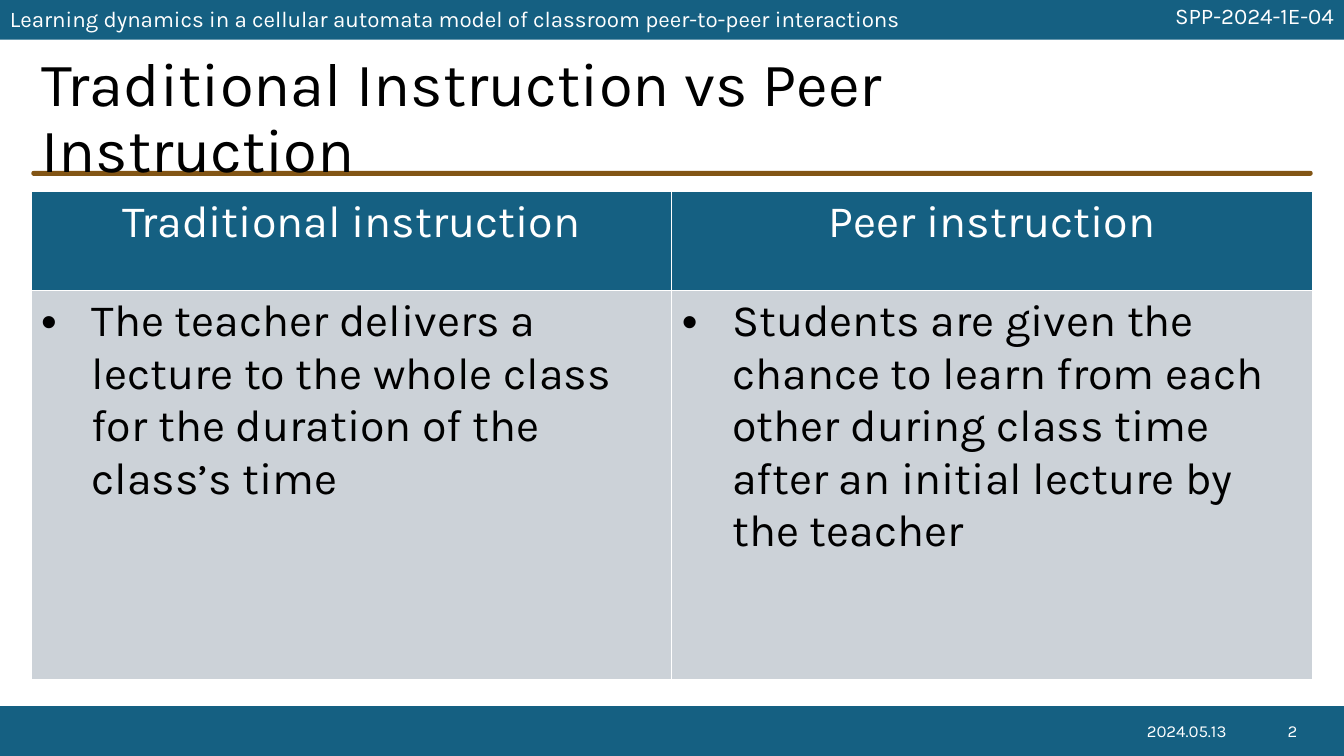
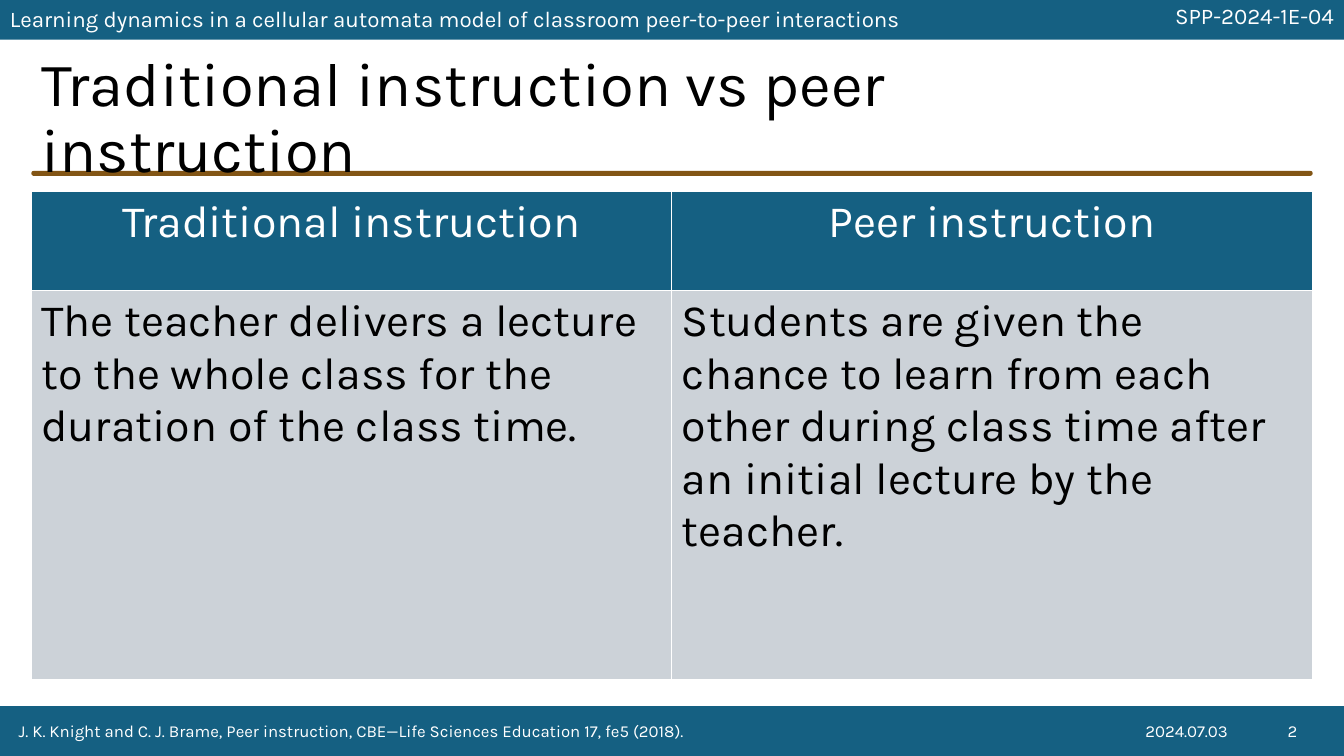
Before and after one commit to ioakimsy/BS-Thesis, a slide deck: slide 2 of documents/SPP-2024-presentation.pptx. Drawn at 1344x756 pixels with LibreOffice and Linux fonts; fonts in the diff are those of the drawing; background and template pictures are left out. Boxes give left, top, right and bottom in pixels: in the first picture for what was removed or moved away, otherwise in the second. Text is boxed around its words. In the diff, an @@ line names an element or a change of style, - is before the commit and + after.

```diff
--- a/documents/SPP-2024-presentation.pptx
+++ b/documents/SPP-2024-presentation.pptx
@@ title at (x1=41, y1=63, x2=885, y2=176): text changed @@
-Traditional Instruction vs Peer Instruction
+Traditional instruction vs peer instruction
@@ table at (x1=31, y1=192, x2=1314, y2=680) @@
-row 2, column 1: The teacher delivers a lecture to the whole class for the duration of the class’s time
+row 2, column 1: The teacher delivers a lecture to the whole class for the duration of the class time.
-row 2, column 2: Students are given the chance to learn from each other during class time after an initial lecture by the teacher
+row 2, column 2: Students are given the chance to learn from each other during class time after an initial lecture by the teacher.
@@ text added at (x1=19, y1=725, x2=683, y2=741), 12 pt, text #FFFFFF @@
+J. K. Knight and C. J. Brame, Peer instruction, CBE—Life Sciences Education 17, fe5 (2018).
@@ text at (x1=1145, y1=726, x2=1227, y2=737): text changed @@
-2024.05.13
+2024.07.03
```
Also in this commit, not shown: 13 other slides changed, 5 slides added, 1 slide removed, 19 other files.
